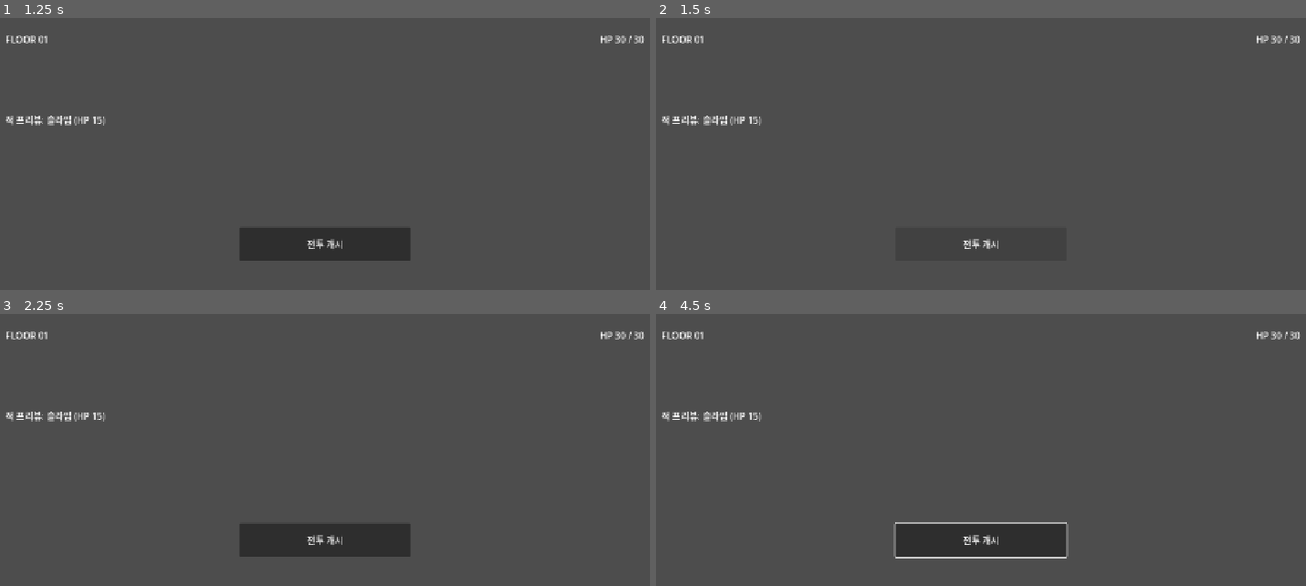
Above: before the commit, frames 1-4 (two rows, left to right).
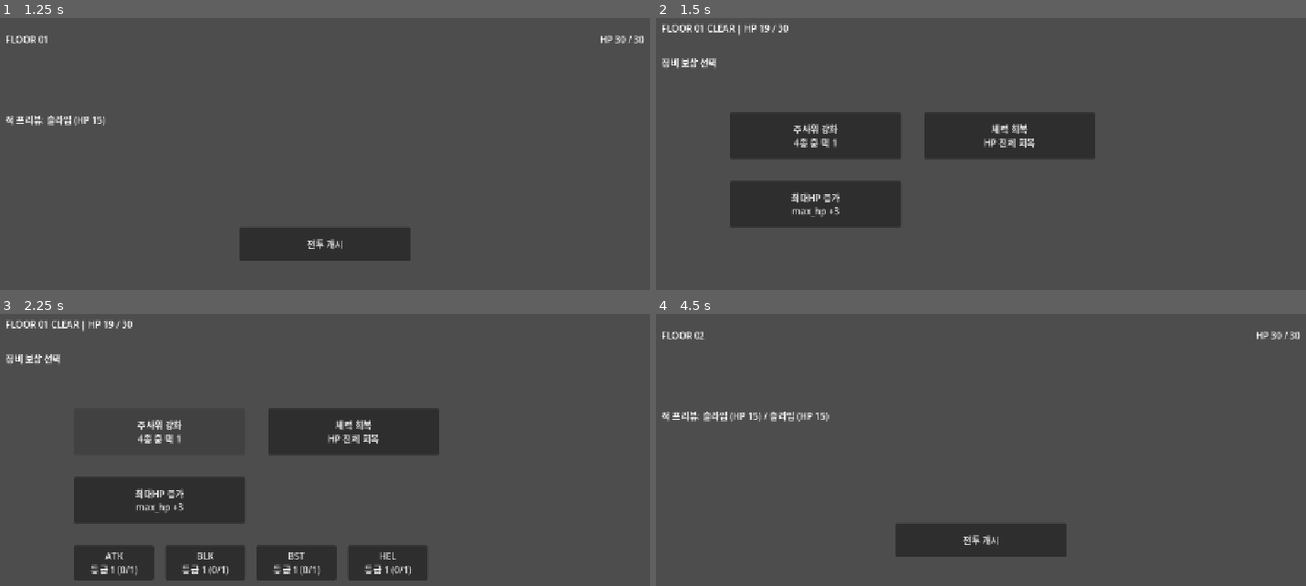
Above: after the commit, the same moments.

Repository: solitaryflyingbird/game_2026_02
Game: Godot game, scene res://main.tscn
The game is run twice, just before and just after one commit, with the same random seed, the same clock (stepped at 60 frames per second) and the same inputs. The project has no main scene, so this scene is started directly.
Inputs (mouse positions are in pixels of both pictures, inside the frame that each line leads up to):
- Up to frame 1 (1.25 s): click "시작" at 0.5 s
- Up to frame 2 (1.5 s): click "전투 개시" at 1.25 s
- Up to frame 3 (2.25 s): click (162, 430) at 2 s, where only the run after the commit has a clickable "주사위 강화 4종 중 택 1"
- Up to frame 4 (4.5 s): click (1007, 430) at 2.75 s, where only the run after the commit has a clickable "체력 회복 HP 전체 회복"; tap Enter at 3.5, 3.6 s; move the mouse to (1143, 479) at 3.52 s; hold Right 3.53-4.28 s; click (1143, 479) at 3.67 s; tap Space at 4.25 s; move the mouse to (838, 520) at 4.27 s; hold Down from 4.28 s (still down); tap Keypad Enter at 4.35 s

Frame 1 is identical in both runs. In frame 2, 13% of the frame differs, in the area x 0-100%, y 2-85%; in frame 3, 17%, in the area x 0-100%, y 2-98%; in frame 4, 0.7%.

Commit message:
배틀 뺴고 돌아는 감

Diff:
--- a/icon.svg
+++ /dev/null
@@ -1 +0,0 @@
-<svg xmlns="http://www.w3.org/2000/svg" width="128" height="128"><rect width="124" height="124" x="2" y="2" fill="#363d52" stroke="#212532" stroke-width="4" rx="14"/><g fill="#fff" transform="translate(12.322 12.322)scale(.101)"><path d="M105 673v33q407 354 814 0v-33z"/><path fill="#478cbf" d="m105 673 152 14q12 1 15 14l4 67 132 10 8-61q2-11 15-15h162q13 4 15 15l8 61 132-10 4-67q3-13 15-14l152-14V427q30-39 56-81-35-59-83-108-43 20-82 47-40-37-88-64 7-51 8-102-59-28-123-42-26 43-46 89-49-7-98 0-20-46-46-89-64 14-123 42 1 51 8 102-48 27-88 64-39-27-82-47-48 49-83 108 26 42 56 81zm0 33v39c0 276 813 276 814 0v-39l-134 12-5 69q-2 10-14 13l-162 11q-12 0-16-11l-10-65H446l-10 65q-4 11-16 11l-162-11q-12-3-14-13l-5-69z"/><path d="M483 600c0 34 58 34 58 0v-86c0-34-58-34-58 0z"/><circle cx="725" cy="526" r="90"/><circle cx="299" cy="526" r="90"/></g><g fill="#414042" transform="translate(12.322 12.322)scale(.101)"><circle cx="307" cy="532" r="60"/><circle cx="717" cy="532" r="60"/></g></svg>
--- a/main.tscn
+++ b/main.tscn
@@ -76,14 +76,149 @@
 offset_right = 40.0
 offset_bottom = 40.0
 
+[node name="floor_label" type="Label" parent="run_ui/combat_screen" unique_id=856642668]
+layout_mode = 0
+offset_left = 80.0
+offset_top = 30.0
+offset_right = 300.0
+offset_bottom = 60.0
+text = "FLOOR 01"
+
+[node name="hp_label" type="Label" parent="run_ui/combat_screen" unique_id=1094837128]
+layout_mode = 0
+offset_left = 900.0
+offset_top = 30.0
+offset_right = 1200.0
+offset_bottom = 60.0
+text = "HP 30/30"
+horizontal_alignment = 2
+
+[node name="stub_label" type="Label" parent="run_ui/combat_screen" unique_id=2137406332]
+layout_mode = 0
+offset_left = 400.0
+offset_top = 250.0
+offset_right = 880.0
+offset_bottom = 310.0
+text = "전투 진행 중...
+(실제 전투 UI가 여기에 들어감)"
+horizontal_alignment = 1
+
+[node name="stub_result" type="Label" parent="run_ui/combat_screen" unique_id=1199047105]
+layout_mode = 0
+offset_left = 400.0
+offset_top = 350.0
+offset_right = 880.0
+offset_bottom = 390.0
+text = "stub: HP -3 적용됨"
+horizontal_alignment = 1
+
 [node name="reward_screen" type="Control" parent="run_ui" unique_id=564545111]
 layout_mode = 3
 anchors_preset = 0
 offset_right = 40.0
 offset_bottom = 40.0
 
+[node name="info_label" type="Label" parent="run_ui/reward_screen" unique_id=1095855314]
+layout_mode = 0
+offset_left = 80.0
+offset_top = 40.0
+offset_right = 600.0
+offset_bottom = 70.0
+text = "FLOOR 01 CLEAR | HP 27/30"
+
+[node name="title_label" type="Label" parent="run_ui/reward_screen" unique_id=1679020373]
+layout_mode = 0
+offset_left = 80.0
+offset_top = 100.0
+offset_right = 400.0
+offset_bottom = 140.0
+text = "정비 보상 선택"
+
+[node name="upgrade_button" type="Button" parent="run_ui/reward_screen" unique_id=176069289]
+layout_mode = 0
+offset_left = 200.0
+offset_top = 200.0
+offset_right = 500.0
+offset_bottom = 280.0
+text = "주사위 강화
+4종 중 택 1"
+
+[node name="heal_button" type="Button" parent="run_ui/reward_screen" unique_id=2000272492]
+layout_mode = 0
+offset_left = 540.0
+offset_top = 200.0
+offset_right = 840.0
+offset_bottom = 280.0
+text = "체력 회복
+HP 전체 회복"
+
+[node name="maxhp_button" type="Button" parent="run_ui/reward_screen" unique_id=842068751]
+layout_mode = 0
+offset_left = 200.0
+offset_top = 320.0
+offset_right = 500.0
+offset_bottom = 400.0
+text = "최대HP 증가
+max_hp +3"
+
+[node name="dice_select_panel" type="Control" parent="run_ui/reward_screen" unique_id=2110627190]
+visible = false
+anchors_preset = 0
+offset_left = 200.0
+offset_top = 440.0
+offset_right = 840.0
+offset_bottom = 520.0
+
+[node name="attack_button" type="Button" parent="run_ui/reward_screen/dice_select_panel" unique_id=1321830099]
+layout_mode = 0
+offset_right = 140.0
+offset_bottom = 60.0
+text = "ATK
+등급 1"
+
+[node name="block_button" type="Button" parent="run_ui/reward_screen/dice_select_panel" unique_id=1555942042]
+layout_mode = 0
+offset_left = 160.0
+offset_right = 300.0
+offset_bottom = 60.0
+text = "BLK
+등급 1"
+
+[node name="boost_button" type="Button" parent="run_ui/reward_screen/dice_select_panel" unique_id=1726985886]
+layout_mode = 0
+offset_left = 320.0
+offset_right = 460.0
+offset_bottom = 60.0
+text = "BST
+등급 1"
+
+[node name="heal_dice_button" type="Button" parent="run_ui/reward_screen/dice_select_panel" unique_id=1252720877]
+layout_mode = 0
+offset_left = 480.0
+offset_right = 620.0
+offset_bottom = 60.0
+text = "HEL
+등급 1"
+
 [node name="result_screen" type="Control" parent="run_ui" unique_id=1953734017]
 layout_mode = 3
 anchors_preset = 0
 offset_right = 40.0
 offset_bottom = 40.0
+
+[node name="result_label" type="Label" parent="run_ui/result_screen" unique_id=1183747390]
+layout_mode = 0
+offset_left = 400.0
+offset_top = 200.0
+offset_right = 880.0
+offset_bottom = 300.0
+text = "결과"
+horizontal_alignment = 1
+
+[node name="title_button" type="Button" parent="run_ui/result_screen" unique_id=2057960875]
+layout_mode = 0
+offset_left = 520.0
+offset_top = 350.0
+offset_right = 760.0
+offset_bottom = 410.0
+text = "타이틀로"
--- a/run_manager.gd
+++ b/run_manager.gd
@@ -11,26 +11,29 @@
     run_data = GameData.starting_data.duplicate(true)
     state_changed.emit()
 
-func stub_combat():
-    run_data["hp"] -= 3
-    if run_data["hp"] <= 0:
+# --- 전투 ---
+
+func real_combat():
+    var enemies = BattleManager.spawn_enemies(run_data["floor"])
+    var result = BattleManager.combat(
+        run_data["dice"], run_data["hp"], run_data["max_hp"], enemies, true
+    )
+    run_data["hp"] = result["hp"]
+    if result["outcome"] == "lose":
         run_data["phase"] = "lose"
-    elif run_data["floor"] > len(GameData.FLOOR_ENCOUNTERS):
+    elif run_data["floor"] >= len(GameData.FLOOR_ENCOUNTERS):
         run_data["phase"] = "victory"
     else:
         run_data["phase"] = "reward"
     state_changed.emit()
 
-func _process(delta: float) -> void:
-    pass
+# --- 보상 ---
 
 func reward_max_hp():
     run_data["max_hp"] += 3
-    state_changed.emit()
 
 func reward_heal():
     run_data["hp"] = run_data["max_hp"]
-    state_changed.emit()
 
 func reward_upgrade(dice_type: String):
     var dice = run_data["dice"][dice_type]
@@ -40,28 +43,63 @@
     if dice["grade_exp"] >= dice["grade"]:
         dice["grade_exp"] = 0
         dice["grade"] += 1
+
+func advance_floor():
+    run_data["floor"] += 1
+    run_data["phase"] = "floor"
     state_changed.emit()
 
-func run_step():
-    match run_data["phase"]:
-        "combat":
-            stub_combat()
-        "reward":
-            run_data["floor"] += 1
-            run_data["phase"] = "combat"
-            state_changed.emit()
+# --- 버튼 핸들러 ---
 
-func test_run():
-    run_data["phase"] = "combat"
-    while run_data["phase"] not in ["lose", "victory"]:
-        print("Floor %d | HP %d | Phase %s" % [run_data["floor"], run_data["hp"], run_data["phase"]])
-        run_step()
-    print("결과: %s | Floor %d | HP %d" % [run_data["phase"], run_data["floor"], run_data["hp"]])
-
-
-
-##타이틀 버튼
+## 타이틀 → 플로어
 func start_run():
     init_run()
     run_data["phase"] = "floor"
     state_changed.emit()
+
+## 플로어 → 전투
+func start_combat():
+    run_data["phase"] = "combat"
+    state_changed.emit()
+    real_combat()
+
+## 보상: 체력 회복 → 다음 층
+func finish_reward_heal():
+    reward_heal()
+    advance_floor()
+
+## 보상: 최대HP 증가 → 다음 층
+func finish_reward_maxhp():
+    reward_max_hp()
+    advance_floor()
+
+## 보상: 주사위 강화 → 다음 층
+func finish_reward_upgrade(dice_type: String):
+    reward_upgrade(dice_type)
+    advance_floor()
+
+## 결과 → 타이틀
+func return_to_title():
+    init_run()
+    run_data["phase"] = "title"
+    state_changed.emit()
+
+# --- 통합 테스트 ---
+
+func test_run():
+    init_run()
+    run_data["phase"] = "combat"
+    print("=== 풀 런 테스트 시작 ===")
+    while run_data["phase"] not in ["lose", "victory"]:
+        print("Floor %d | HP %d/%d | Phase %s" % [
+            run_data["floor"], run_data["hp"], run_data["max_hp"], run_data["phase"]
+        ])
+        real_combat()
+        if run_data["phase"] == "reward":
+            reward_heal()
+            print("  → 보상: 체력 회복 → HP %d/%d" % [run_data["hp"], run_data["max_hp"]])
+            run_data["floor"] += 1
+            run_data["phase"] = "combat"
+    print("=== 결과: %s | Floor %d | HP %d/%d ===" % [
+        run_data["phase"], run_data["floor"], run_data["hp"], run_data["max_hp"]
+    ])
--- a/run_ui.gd
+++ b/run_ui.gd
@@ -2,27 +2,123 @@
 
 @onready var screens = {
     "title": $title_screen,
-    "floor":   $floor_screen,
-    "combat":  $combat_screen,
-    "reward":  $reward_screen,
-    "lose":    $result_screen,
+    "floor": $floor_screen,
+    "combat": $combat_screen,
+    "reward": $reward_screen,
+    "lose": $result_screen,
     "victory": $result_screen,
 }
 
 func _ready():
     RunManager.state_changed.connect(_on_state_changed)
-    $title_screen/Button.pressed.connect(_on_start_button_pressed)
+
+    # 타이틀
+    $title_screen/Button.pressed.connect(RunManager.start_run)
+
+    # 플로어
+    $floor_screen/battle_start_button.pressed.connect(RunManager.start_combat)
+
+    # 보상 — 메인 3종
+    $reward_screen/heal_button.pressed.connect(RunManager.finish_reward_heal)
+    $reward_screen/maxhp_button.pressed.connect(RunManager.finish_reward_maxhp)
+    $reward_screen/upgrade_button.pressed.connect(_on_upgrade_button)
+
+    # 보상 — 강화 서브패널 4종
+    $reward_screen/dice_select_panel/attack_button.pressed.connect(
+        RunManager.finish_reward_upgrade.bind("attack"))
+    $reward_screen/dice_select_panel/block_button.pressed.connect(
+        RunManager.finish_reward_upgrade.bind("block"))
+    $reward_screen/dice_select_panel/boost_button.pressed.connect(
+        RunManager.finish_reward_upgrade.bind("boost"))
+    $reward_screen/dice_select_panel/heal_dice_button.pressed.connect(
+        RunManager.finish_reward_upgrade.bind("heal"))
+
+    # 결과
+    $result_screen/title_button.pressed.connect(RunManager.return_to_title)
+
     _on_state_changed()
+
+# --- 화면 전환 ---
 
 func _on_state_changed():
     var phase = RunManager.run_data["phase"]
     show_phase(phase)
+    update_labels()
 
 func show_phase(phase: String):
     for screen in screens.values():
         screen.visible = false
     if phase in screens:
         screens[phase].visible = true
+    # 보상 화면 진입 시 서브패널 닫기
+    if phase != "reward":
+        $reward_screen/dice_select_panel.visible = false
 
-func _on_start_button_pressed():
-    RunManager.start_run()
+# --- 라벨 갱신 ---
+
+func update_labels():
+    var d = RunManager.run_data
+    var floor_str = "%02d" % d["floor"]
+    var hp_str = "%d / %d" % [d["hp"], d["max_hp"]]
+
+    # 플로어 화면
+    $floor_screen/floor_label.text = "FLOOR %s" % floor_str
+    $floor_screen/hp_label.text = "HP %s" % hp_str
+    _update_enemy_preview()
+
+    # 전투 화면
+    $combat_screen/floor_label.text = "FLOOR %s" % floor_str
+    $combat_screen/hp_label.text = "HP %s" % hp_str
+
+    # 보상 화면
+    $reward_screen/info_label.text = "FLOOR %s CLEAR | HP %s" % [floor_str, hp_str]
+    _update_dice_buttons()
+
+    # 결과 화면
+    match d["phase"]:
+        "victory":
+            $result_screen/result_label.text = "임무 완료\n폐기 철회. 은퇴 승인."
+        "lose":
+            $result_screen/result_label.text = "대파\n회수 불가. 폐기 집행."
+
+# --- 보상: 강화 서브패널 ---
+
+func _on_upgrade_button():
+    $reward_screen/dice_select_panel.visible = true
+    _update_dice_buttons()
+
+func _update_dice_buttons():
+    var dice = RunManager.run_data["dice"]
+    var panel = $reward_screen/dice_select_panel
+    var mapping = {
+        "attack": panel.get_node("attack_button"),
+        "block": panel.get_node("block_button"),
+        "boost": panel.get_node("boost_button"),
+        "heal": panel.get_node("heal_dice_button"),
+    }
+    var labels = { "attack": "ATK", "block": "BLK", "boost": "BST", "heal": "HEL" }
+
+    for type in mapping:
+        var btn = mapping[type]
+        var grade = dice[type]["grade"]
+        var exp = dice[type]["grade_exp"]
+        if grade >= len(GameData.GRADE_FACES):
+            btn.text = "%s\n등급 MAX" % labels[type]
+            btn.disabled = true
+        else:
+            btn.text = "%s\n등급 %d (%d/%d)" % [labels[type], grade, exp, grade]
+            btn.disabled = false
+
+# --- 적 프리뷰 ---
+
+func _update_enemy_preview():
+    var floor_num = RunManager.run_data["floor"]
+    if floor_num not in GameData.FLOOR_ENCOUNTERS:
+        $floor_screen/enemy_label.text = ""
+        return
+    var encounter = GameData.FLOOR_ENCOUNTERS[floor_num]
+    var parts = []
+    for key in encounter:
+        var enemy = GameData.ENEMIES[key]
+        parts.append("%s (HP %d)" % [enemy["name"], enemy["hp"]])
+    $floor_screen/enemy_label.text = "적 프리뷰: %s" % " / ".join(parts)
Not shown, removed: icon.svg.import
